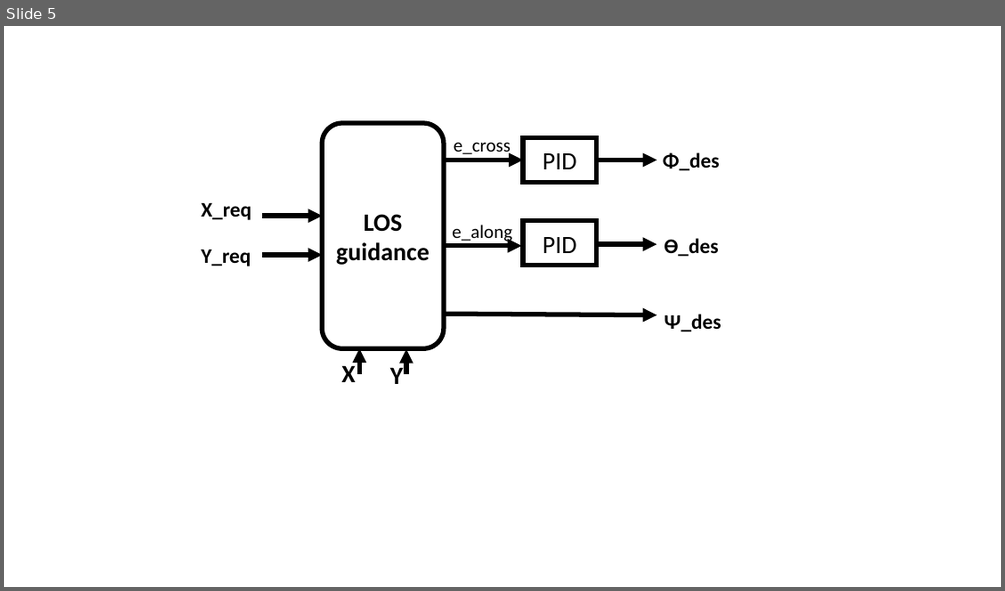
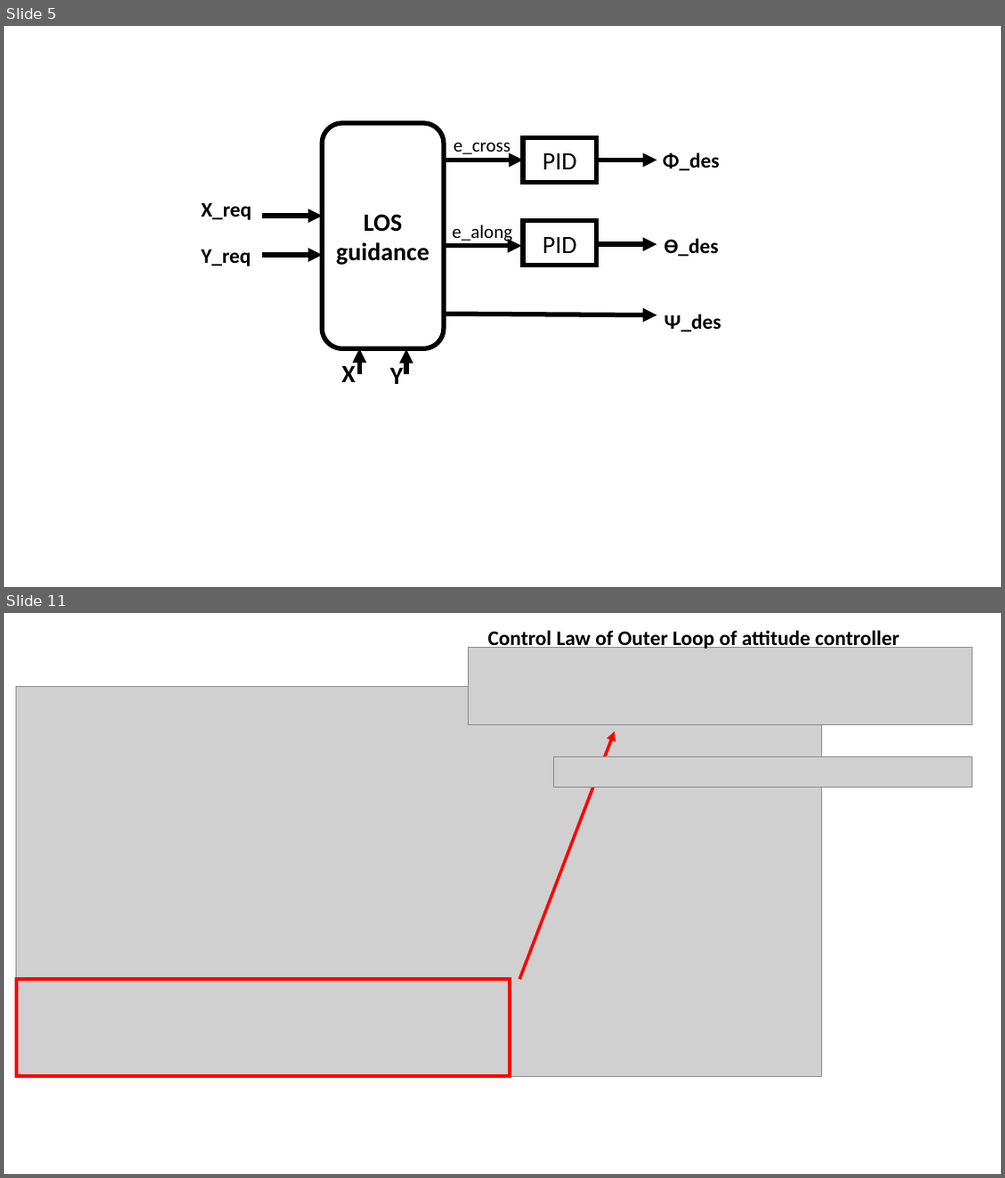
Before and after one commit to mohamedkhattab2019/graduation-project, a slide deck: documentation/Presentation1.pptx. Shown one above the other, each under a label of ours: slide 5 before the commit, slides 5 and 11 after it; the slides between them are not shown. The pictures are 1005x591 and 1005x1178 pixels, drawn with LibreOffice and Linux fonts; fonts in the diff are those of the drawing; grey boxes stand for pictures. Boxes give left, top, right and bottom in pixels: in the first picture for what was removed or moved away, otherwise in the second. Text is boxed around its words. In the diff, an @@ line names an element or a change of style, - is before the commit and + after.

```diff
--- a/documentation/Presentation1.pptx
+++ b/documentation/Presentation1.pptx
@@ slide 11 added at bbox=[4, 613, 1001, 1174], background #FFFFFF @@
@@ text added at bbox=[488, 628, 899, 649], 20 pt, text #000000, bold @@
+Control Law of Outer Loop of attitude controller
@@ picture added at bbox=[468, 648, 972, 724] @@
@@ picture added at bbox=[16, 686, 822, 1077] @@
@@ arrow added from (520, 980) to (615, 731), #FF0000 3 pt @@
@@ picture added at bbox=[554, 756, 972, 787] @@
@@ rectangle added at bbox=[16, 980, 510, 1077], outline #FF0000 3 pt @@
```
Also in this commit, not shown: 2 slides changed, 8 other slides added, 1 slide removed, 3 other files.
